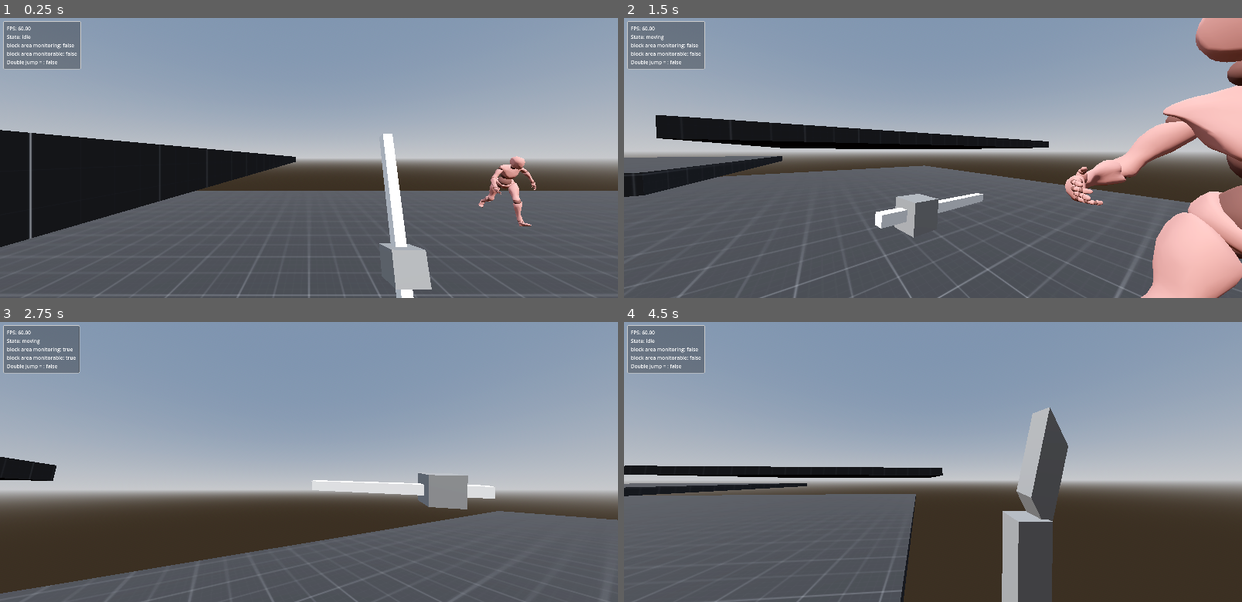
Above: before the commit, frames 1-4 (two rows, left to right).
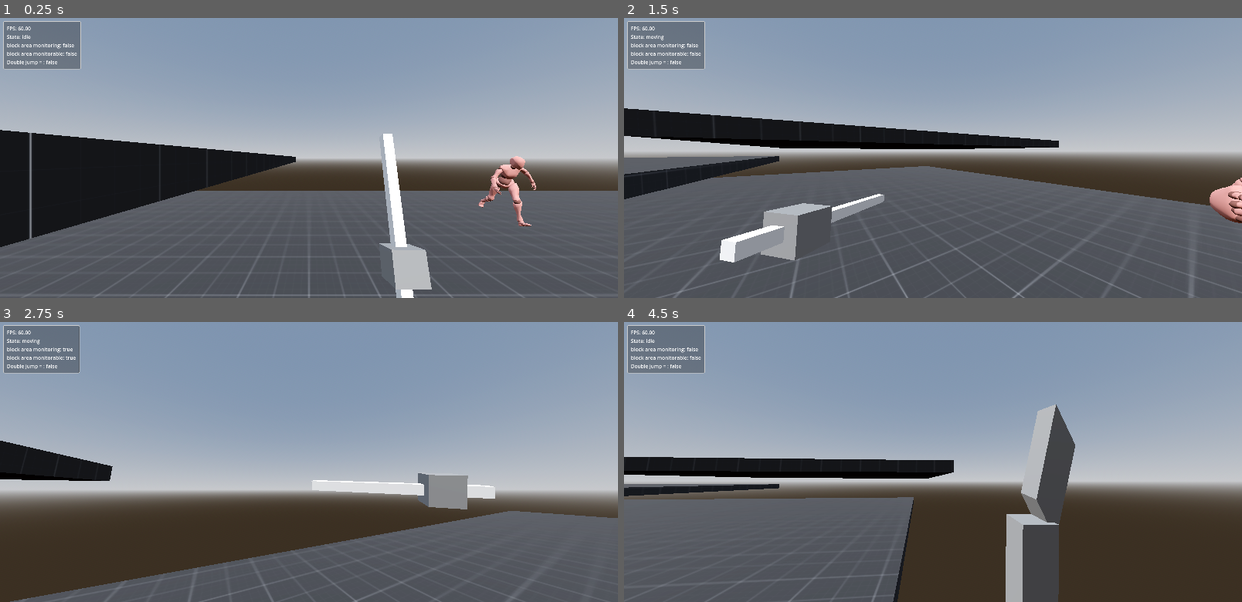
Above: after the commit, the same moments.

Repository: Bessonica/meleeFire
Game: Godot game, scene res://Scenes/Level/level.tscn
The game is run twice, just before and just after one commit, with the same random seed, the same clock (stepped at 60 frames per second) and the same inputs.
Inputs (mouse positions are in pixels of both pictures, inside the frame that each line leads up to):
- Up to frame 1 (0.25 s): no input
- Up to frame 2 (1.5 s): tap Enter at 0.5 s; move the mouse to (963, 158) at 0.52 s; hold C (Crouch) 0.53-1.28 s; hold W (moveForward) from 0.53 s (still down); tap Space (jump) at 0.77 s; move the mouse to (902, 158) at 1.27 s; click (902, 158) at 1.35 s
- Up to frame 3 (2.75 s): keep holding W (moveForward); tap Space (jump) at 1.52 s; move the mouse to (321, 456) at 2.02 s; hold Right mouse button (block) from 2.03 s (still down)
- Up to frame 4 (4.5 s): keep holding W (moveForward); move the mouse to (926, 467) at 2.77 s; release Right mouse button (block) at 2.78 s; tap Q (changeWeapon) at 2.85 s; tap Space (jump) at 3.02, 3.77 s; move the mouse to (976, 464) at 3.52 s; hold Shift (sprint) 3.53-4.28 s; move the mouse to (883, 459) at 4.27 s; tap C (Crouch) at 4.35 s

The runs differ from the first frame. In frame 1, less than 0.1% of the frame differs, in the area x 77-87%, y 49-75%; in frame 2, 16%, in the area x 0-100%, y 0-100%; in frame 3, 3.1%; in frame 4, 5.2%.

Commit message:
control player while in air

Diff:
--- a/Scenes/Enemy/zombie.tscn
+++ b/Scenes/Enemy/zombie.tscn
@@ -781,11 +781,11 @@
 skin = SubResource("Skin_2j5ex")
 
 [node name="Physical Bone mixamorig_Spine1" type="PhysicalBone3D" parent="zombie/Armature/Skeleton3D"]
-transform = Transform3D(0.982809, -0.124742, -0.313976, -0.183622, 0.595942, -0.834541, 0.275061, 0.868092, 0.571391, 2.99642, 21.4735, -117.47)
-collision_layer = 2
-collision_mask = 2
-joint_type = 1
-joint_offset = Transform3D(1, 0, 0, 0, 1, 0, 0, 0, 1, 2.01639, 5.90206, 10.2582)
+transform = Transform3D(1.00769, -0.17764, -0.173687, -0.0270836, 0.630008, -0.829585, 0.243145, 0.834157, 0.634939, 0.673616, 21.0885, -118.185)
+collision_layer = 2
+collision_mask = 2
+joint_type = 1
+joint_offset = Transform3D(1, 0, 0, 0, 1, 0, 0, 0, 1, 2.01639, 5.90208, 10.2582)
 body_offset = Transform3D(0.991939, -0.279459, 0.109704, 0.106099, -0.0487604, -1.05319, 0.283, 1.02167, 0.0167874, -1.47611, 10.8777, -6.77282)
 bone_name = "mixamorig_Spine1"
 joint_constraints/bias = 0.3
@@ -797,11 +797,11 @@
 shape = SubResource("CapsuleShape3D_imhsu")
 
 [node name="Physical Bone mixamorig_Head" type="PhysicalBone3D" parent="zombie/Armature/Skeleton3D"]
-transform = Transform3D(-0.974362, 0.0389175, -0.35001, 0.243477, -0.671278, -0.757063, -0.250533, -0.820367, 0.645014, 13.9993, 56.2153, -132.933)
-collision_layer = 2
-collision_mask = 2
-joint_type = 1
-joint_offset = Transform3D(1, 0, 0, 0, 1, 0, 0, 0, 1, -7.9553, -5.3144, 15.4271)
+transform = Transform3D(-0.985357, -0.0317533, -0.316217, 0.263854, -0.657012, -0.76267, -0.175735, -0.83214, 0.655772, 6.67143, 57.6523, -135.932)
+collision_layer = 2
+collision_mask = 2
+joint_type = 1
+joint_offset = Transform3D(1, 0, 0, 0, 1, 0, 0, 0, 1, -7.9553, -5.31441, 15.4272)
 body_offset = Transform3D(-0.975021, 0.329684, 0.118324, 0.0484181, 0.499023, -0.944277, -0.34412, -0.876022, -0.453911, -7.82991, 17.6047, -0.390556)
 bone_name = "mixamorig_Head"
 joint_constraints/bias = 0.3
@@ -813,11 +813,11 @@
 shape = SubResource("SphereShape3D_70ocq")
 
 [node name="Physical Bone mixamorig_RightArm" type="PhysicalBone3D" parent="zombie/Armature/Skeleton3D"]
-transform = Transform3D(-0.674821, -0.700199, 0.354764, 0.68068, -0.763193, -0.206317, 0.41673, 0.135336, 0.971635, 0.719025, 30.6485, -151.189)
-collision_layer = 2
-collision_mask = 2
-joint_type = 1
-joint_offset = Transform3D(1, 0, 0, 0, 1, 0, 0, 0, 1, 18.2389, 2.43934, 24.1621)
+transform = Transform3D(-0.734981, -0.57686, 0.441623, 0.597552, -0.846073, -0.117539, 0.441709, 0.206037, 0.950606, -5.05559, 28.0746, -152.873)
+collision_layer = 2
+collision_mask = 2
+joint_type = 1
+joint_offset = Transform3D(1, 0, 0, 0, 1, 0, 0, 0, 1, 18.239, 2.43937, 24.1621)
 body_offset = Transform3D(0.771138, -0.517777, 0.473726, 0.444412, 0.907117, 0.325001, -0.54792, -0.0101498, 0.884566, -24.2479, -18.1711, -11.3547)
 bone_name = "mixamorig_RightArm"
 joint_constraints/bias = 0.3
@@ -829,11 +829,11 @@
 shape = SubResource("CapsuleShape3D_x0og0")
 
 [node name="Physical Bone mixamorig_RightForeArm" type="PhysicalBone3D" parent="zombie/Armature/Skeleton3D"]
-transform = Transform3D(-0.00307211, -0.963041, 0.383652, 1.00286, -0.109895, -0.217699, 0.217846, 0.408271, 0.956849, -20.7833, 10.0017, -147.137)
-collision_layer = 2
-collision_mask = 2
-joint_type = 1
-joint_offset = Transform3D(1, 0, 0, 0, 1, 0, 0, 0, 1, 23.4227, 17.2778, 31.0505)
+transform = Transform3D(-0.0820379, -0.903461, 0.493819, 1.01462, -0.157298, -0.0900521, 0.130428, 0.515001, 0.926377, -25.0922, 2.26025, -145.816)
+collision_layer = 2
+collision_mask = 2
+joint_type = 1
+joint_offset = Transform3D(1, 0, 0, 0, 1, 0, 0, 0, 1, 23.4228, 17.2779, 31.0505)
 body_offset = Transform3D(0.897878, -0.482463, 0.175354, 0.326652, 0.865375, 0.517341, -0.374587, -0.352939, 0.900972, -18.1397, -38.6666, -13.1037)
 bone_name = "mixamorig_RightForeArm"
 joint_constraints/bias = 0.3
@@ -845,7 +845,7 @@
 shape = SubResource("CapsuleShape3D_nbfib")
 
 [node name="Physical Bone mixamorig_RightHand" type="PhysicalBone3D" parent="zombie/Armature/Skeleton3D"]
-transform = Transform3D(0.206729, -0.932892, 0.410662, -0.211099, -0.471391, -0.903513, 1.01096, 0.136164, -0.2765, -43.5003, 16.2455, -134.252)
+transform = Transform3D(0.303866, -0.850376, 0.505903, -0.0634264, -0.563505, -0.872196, 1.00647, 0.265254, -0.211581, -45.2294, 6.46828, -130.931)
 collision_layer = 2
 collision_mask = 2
 joint_type = 1
@@ -861,11 +861,11 @@
 shape = SubResource("CapsuleShape3D_nex24")
 
 [node name="Physical Bone mixamorig_LeftArm" type="PhysicalBone3D" parent="zombie/Armature/Skeleton3D"]
-transform = Transform3D(0.429984, -0.635242, -0.692007, -0.845309, 0.0782993, -0.610166, 0.416955, 0.828249, -0.511581, 27.4884, 22.1054, -127.688)
-collision_layer = 2
-collision_mask = 2
-joint_type = 1
-joint_offset = Transform3D(1, 0, 0, 0, 1, 0, 0, 0, 1, 0.271894, 11.6832, -3.05418)
+transform = Transform3D(0.456868, -0.603565, -0.703315, -0.841317, 0.0663224, -0.617084, 0.395906, 0.852625, -0.487284, 23.8527, 23.8631, -129.442)
+collision_layer = 2
+collision_mask = 2
+joint_type = 1
+joint_offset = Transform3D(1, 0, 0, 0, 1, 0, 0, 0, 1, 0.271892, 11.6832, -3.05418)
 body_offset = Transform3D(0.844464, -0.405654, 0.465513, 0.590005, 0.43002, -0.76239, 0.109812, 0.863821, 0.561204, 5.9315, -7.51291, -8.40805)
 bone_name = "mixamorig_LeftArm"
 joint_constraints/bias = 0.3
@@ -877,7 +877,7 @@
 shape = SubResource("CapsuleShape3D_7te2e")
 
 [node name="Physical Bone mixamorig_LeftForeArm" type="PhysicalBone3D" parent="zombie/Armature/Skeleton3D"]
-transform = Transform3D(0.729863, -0.687029, -0.245096, -0.272759, 0.0512422, -1.00719, 0.684065, 0.779537, -0.17787, 40.1954, 45.4379, -118.592)
+transform = Transform3D(0.760834, -0.652573, -0.246178, -0.278506, 0.0338172, -1.00592, 0.647, 0.809518, -0.183456, 36.6074, 47.6079, -120.5)
 collision_layer = 2
 collision_mask = 2
 joint_type = 1
@@ -893,11 +893,11 @@
 shape = SubResource("CapsuleShape3D_a0nad")
 
 [node name="Physical Bone mixamorig_LeftHand" type="PhysicalBone3D" parent="zombie/Armature/Skeleton3D"]
-transform = Transform3D(0.769031, 0.154196, 0.671614, 0.14637, 0.957482, -0.387232, -0.678594, 0.413811, 0.690053, 29.1912, 54.4763, -112.45)
-collision_layer = 2
-collision_mask = 2
-joint_type = 1
-joint_offset = Transform3D(1, 0, 0, 0, 1, 0, 0, 0, 1, -20.6971, 3.30639, 41.6787)
+transform = Transform3D(0.714912, 0.0773166, 0.741428, 0.281767, 0.931034, -0.370013, -0.69486, 0.488861, 0.624949, 24.0724, 58.0224, -112.467)
+collision_layer = 2
+collision_mask = 2
+joint_type = 1
+joint_offset = Transform3D(1, 0, 0, 0, 1, 0, 0, 0, 1, -20.6971, 3.30641, 41.6787)
 body_offset = Transform3D(-0.718653, -0.238411, 0.70619, -0.22293, 1.02591, 0.145936, -0.712154, -0.0495543, -0.746448, -43.5188, -14.0885, 16.5353)
 bone_name = "mixamorig_LeftHand"
 joint_constraints/bias = 0.3
@@ -909,11 +909,11 @@
 shape = SubResource("CapsuleShape3D_mq5e3")
 
 [node name="Physical Bone mixamorig_RightUpLeg" type="PhysicalBone3D" parent="zombie/Armature/Skeleton3D"]
-transform = Transform3D(-0.983277, 0.283555, -0.141437, 0.246224, 0.426893, -0.902817, -0.206977, -0.908672, -0.512944, -11.7932, 26.3595, -78.8447)
-collision_layer = 2
-collision_mask = 2
-joint_type = 1
-joint_offset = Transform3D(1, 0, 0, 0, 1, 0, 0, 0, 1, -2.13823, -4.3071, 18.4348)
+transform = Transform3D(-0.968811, 0.314637, -0.172155, 0.306922, 0.496089, -0.844635, -0.193636, -0.862106, -0.595945, -11.0621, 25.7148, -77.0855)
+collision_layer = 2
+collision_mask = 2
+joint_type = 1
+joint_offset = Transform3D(1, 0, 0, 0, 1, 0, 0, 0, 1, -2.13823, -4.30713, 18.4348)
 body_offset = Transform3D(1.03176, 0.0748856, -0.0219733, -0.0117572, -0.49348, -0.940954, -0.0749875, 0.916077, -0.460779, 2.93376, 15.1957, 12.2797)
 bone_name = "mixamorig_RightUpLeg"
 joint_constraints/bias = 0.3
@@ -925,11 +925,11 @@
 shape = SubResource("CapsuleShape3D_odqbs")
 
 [node name="Physical Bone mixamorig_RightLeg" type="PhysicalBone3D" parent="zombie/Armature/Skeleton3D"]
-transform = Transform3D(-1.01758, -0.0431373, 0.155538, -0.0822796, 1.01566, -0.182655, -0.153004, -0.179835, -1.03551, -17.9892, 59.1877, -39.0147)
-collision_layer = 2
-collision_mask = 2
-joint_type = 1
-joint_offset = Transform3D(1, 0, 0, 0, 1, 0, 0, 0, 1, -0.876455, -23.3627, 12.7537)
+transform = Transform3D(-1.02817, 0.00522041, 0.0800834, -0.0459458, 0.929497, -0.466788, -0.0799571, -0.449199, -0.951592, -15.3336, 57.3958, -44.0798)
+collision_layer = 2
+collision_mask = 2
+joint_type = 1
+joint_offset = Transform3D(1, 0, 0, 0, 1, 0, 0, 0, 1, -0.876446, -23.3627, 12.7537)
 body_offset = Transform3D(0.987083, 0.289921, -0.0126977, 0.145392, -0.54813, -0.884106, -0.264892, 0.825391, -0.589937, 7.80041, -1.40274, 26.5751)
 bone_name = "mixamorig_RightLeg"
 joint_constraints/bias = 0.3
@@ -941,11 +941,11 @@
 shape = SubResource("CapsuleShape3D_hrpfl")
 
 [node name="Physical Bone mixamorig_RightFoot" type="PhysicalBone3D" parent="zombie/Armature/Skeleton3D"]
-transform = Transform3D(-1.02318, -0.0174652, -0.118838, 0.109421, -0.307818, -0.987375, -0.0182191, -1.01016, 0.29385, -12.0906, 68.0704, -26.3277)
-collision_layer = 2
-collision_mask = 2
-joint_type = 1
-joint_offset = Transform3D(1, 0, 0, 0, 1, 0, 0, 0, 1, 6.32384, -2.02881, 54.3758)
+transform = Transform3D(-1.01412, -0.155736, -0.101805, 0.164452, -0.637648, -0.813507, 0.0610079, -0.827426, 0.634998, -11.3175, 66.3371, -39.0518)
+collision_layer = 2
+collision_mask = 2
+joint_type = 1
+joint_offset = Transform3D(1, 0, 0, 0, 1, 0, 0, 0, 1, 6.32384, -2.02882, 54.3758)
 body_offset = Transform3D(1.01679, 0.0887117, -0.127635, 0.0131558, -0.93946, -0.481162, -0.15863, 0.474369, -0.90971, 0.690228, 24.1744, 51.4318)
 bone_name = "mixamorig_RightFoot"
 joint_constraints/bias = 0.3
@@ -957,11 +957,11 @@
 shape = SubResource("CapsuleShape3D_s2bso")
 
 [node name="Physical Bone mixamorig_LeftUpLeg" type="PhysicalBone3D" parent="zombie/Armature/Skeleton3D"]
-transform = Transform3D(-0.788331, 0.605796, 0.28087, 0.657859, 0.680939, 0.424208, 0.0626958, 0.484635, -0.94525, -3.97213, -8.36478, -68.8075)
-collision_layer = 2
-collision_mask = 2
-joint_type = 1
-joint_offset = Transform3D(1, 0, 0, 0, 1, 0, 0, 0, 1, 0.193374, -0.209642, 16.1698)
+transform = Transform3D(-0.811787, 0.537558, 0.350252, 0.621949, 0.585144, 0.600706, 0.11114, 0.65892, -0.81781, -5.1038, -11.2319, -70.841)
+collision_layer = 2
+collision_mask = 2
+joint_type = 1
+joint_offset = Transform3D(1, 0, 0, 0, 1, 0, 0, 0, 1, 0.193371, -0.209649, 16.1698)
 body_offset = Transform3D(1.02369, 0.0405266, -0.0986242, -0.101123, 0.41776, -0.975395, 0.00163034, 0.943065, 0.437283, 1.40528, 15.8791, -6.87339)
 bone_name = "mixamorig_LeftUpLeg"
 joint_constraints/bias = 0.3
@@ -973,7 +973,7 @@
 shape = SubResource("CapsuleShape3D_aigdo")
 
 [node name="Physical Bone mixamorig_LeftLeg" type="PhysicalBone3D" parent="zombie/Armature/Skeleton3D"]
-transform = Transform3D(-0.976916, 0.130227, 0.306076, 0.299614, -0.0411204, 0.994812, 0.139202, 1.05351, -0.0109669, -10.8964, -43.2094, -24.3153)
+transform = Transform3D(-0.994274, 0.079944, 0.26427, 0.22845, -0.292926, 0.975847, 0.1508, 1.018, 0.247664, -13.8974, -54.6532, -36.0382)
 collision_layer = 2
 collision_mask = 2
 joint_type = 1
@@ -989,11 +989,11 @@
 shape = SubResource("CapsuleShape3D_lmtpo")
 
 [node name="Physical Bone mixamorig_LeftFoot" type="PhysicalBone3D" parent="zombie/Armature/Skeleton3D"]
-transform = Transform3D(-0.956188, 0.328689, -0.217932, 0.362367, 0.96453, -0.170827, 0.147603, -0.230917, -1.02888, -12.5207, -54.6686, 8.1362)
-collision_layer = 2
-collision_mask = 2
-joint_type = 1
-joint_offset = Transform3D(1, 0, 0, 0, 1, 0, 0, 0, 1, 2.32005, 14.2179, 30.4376)
+transform = Transform3D(-0.992261, 0.281601, 0.0760033, 0.276576, 0.868154, 0.519792, 0.0795373, 0.508609, -0.92699, -23.5262, -85.226, -17.8323)
+collision_layer = 2
+collision_mask = 2
+joint_type = 1
+joint_offset = Transform3D(1, 0, 0, 0, 1, 0, 0, 0, 1, 2.32004, 14.218, 30.4375)
 body_offset = Transform3D(1.00065, 0.26016, -0.0270487, -0.0176891, -0.0182475, -1.06509, -0.256493, 1.01176, -0.0110818, -5.1972, 32.7191, -13.4528)
 bone_name = "mixamorig_LeftFoot"
 joint_constraints/bias = 0.3
--- a/Scenes/Weapons/sword/sword.tscn
+++ b/Scenes/Weapons/sword/sword.tscn
@@ -21,7 +21,7 @@
 
 [sub_resource type="Animation" id="Animation_xikkh"]
 resource_name = "Attack"
-length = 0.5
+length = 0.25
 tracks/0/type = "value"
 tracks/0/imported = false
 tracks/0/enabled = true
@@ -29,7 +29,7 @@
 tracks/0/interp = 1
 tracks/0/loop_wrap = true
 tracks/0/keys = {
-"times": PackedFloat32Array(0, 0.5),
+"times": PackedFloat32Array(0, 0.2),
 "transitions": PackedFloat32Array(1, 1),
 "update": 2,
 "values": [Vector3(0, 0, 0), Vector3(0, 1.60464, 0)]
@@ -203,7 +203,7 @@
 size = Vector3(0.05, 0.05, 0.05)
 
 [sub_resource type="BoxShape3D" id="BoxShape3D_1qo6d"]
-size = Vector3(0.610742, 0.2, 0.495313)
+size = Vector3(0.610742, 0.2, 0.861426)
 
 [sub_resource type="BoxShape3D" id="BoxShape3D_olnud"]
 size = Vector3(0.616653, 0.42775, 1.09766)
@@ -250,7 +250,7 @@
 monitorable = false
 
 [node name="CollisionShape3D" type="CollisionShape3D" parent="AttackArea"]
-transform = Transform3D(1, 0, 0, 0, 1, 0, 0, 0, 1, -0.205371, 0, -0.147656)
+transform = Transform3D(1, 0, 0, 0, 1, 0, 0, 0, 1, -0.205371, 0, -0.330713)
 shape = SubResource("BoxShape3D_1qo6d")
 
 [node name="BlockArea" type="Area3D" parent="."]
--- a/Scripts/FSM/FallingState.gd
+++ b/Scripts/FSM/FallingState.gd
@@ -6,7 +6,7 @@
 
 
 func Enter(previousState):
-
+	speed = WALK_SPEED
 	print("fallins state entered doubleJump = ", doubleJump)
 	pass
 	#doubleJump = false
@@ -20,6 +20,12 @@
 	if not PLAYER.is_on_floor():
 		PLAYER.velocity.y -= gravity * _delta
 
+	var input_dir = Input.get_vector("moveLeft", "moveRight", "moveForward", "moveBackward")
+	var direction = (PLAYER.transform.basis * Vector3(input_dir.x, 0, input_dir.y)).normalized()
+
+	PLAYER.velocity.x = lerp(PLAYER.velocity.x, direction.x * speed, _delta * 3.0)
+	PLAYER.velocity.z = lerp(PLAYER.velocity.z, direction.z * speed, _delta * 3.0)
+
 	#fov
 	var velocity_clamped = clamp(PLAYER.velocity.length(), 0.5, SPRINT_SPEED * 2)
 	var target_fov = BASE_FOV + FOV_CHANGE * velocity_clamped
--- a/Scripts/FSM/JumpState.gd
+++ b/Scripts/FSM/JumpState.gd
@@ -37,6 +37,9 @@
 	var input_dir = Input.get_vector("moveLeft", "moveRight", "moveForward", "moveBackward")
 	var direction = (PLAYER.transform.basis * Vector3(input_dir.x, 0, input_dir.y)).normalized()
 
+	PLAYER.velocity.x = lerp(PLAYER.velocity.x, direction.x * speed, _delta * 3.0)
+	PLAYER.velocity.z = lerp(PLAYER.velocity.z, direction.z * speed, _delta * 3.0)
+
 	#fov
 	var velocity_clamped = clamp(PLAYER.velocity.length(), 0.5, SPRINT_SPEED * 2)
 	var target_fov = BASE_FOV + FOV_CHANGE * velocity_clamped
